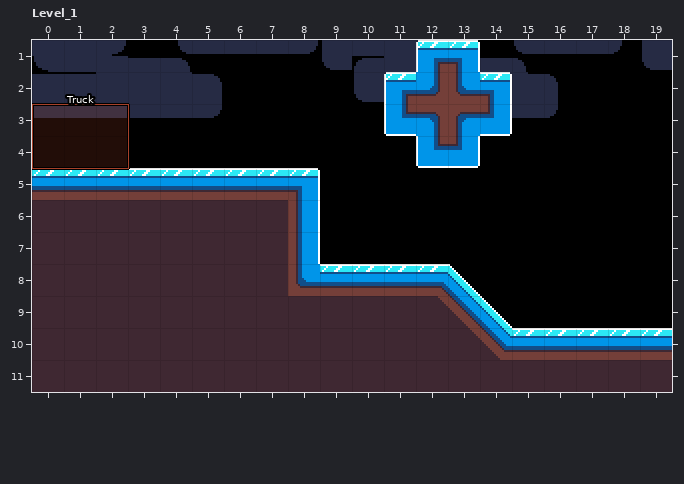
One commit to this LDtk project: res/LevelProject.ldtk. The picture above was drawn from the file before the commit.
Cells are 16x16 px. Shown: Level_1 x 0..19, y 1..11. The commit also changed other parts of the map, which this record leaves out.
Now the later version:
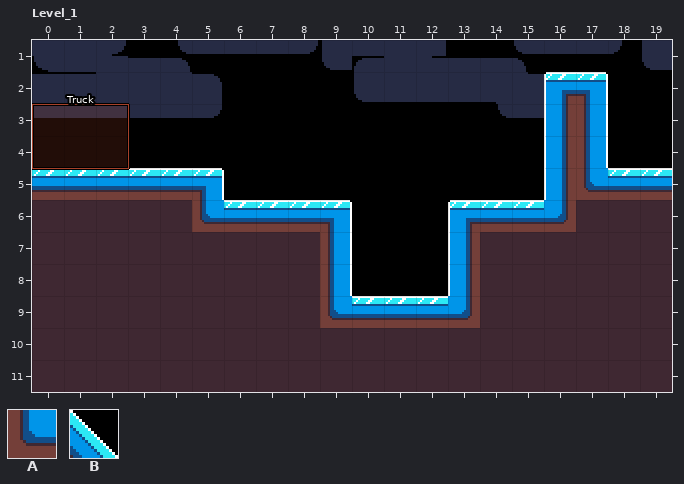
Key: from "Walls": A 1 "Ice", B 3 "IceDL".
_ is an empty cell, . an unchanged one.
What changed:
--- layer "Walls"
@@ x 6..19 @@
- 1 ......AA......
- 2 .....AAAA.__..
- 3 .....AAAA.__..
- 4 ......AA..__..
- 5 AAA.......____
- 6 ..._..._______
- 7 ..._..._______
- 8 ....AAAB______
- 9 ........B_____
+ 1 ......__......
+ 2 .....____.AA..
+ 3 .....____.AA..
+ 4 ......__..AA..
+ 5 ___.......AAAA
+ 6 ...A...AAAAAAA
+ 7 ...A...AAAAAAA
+ 8 ....___AAAAAAA
+ 9 ........AAAAAA
